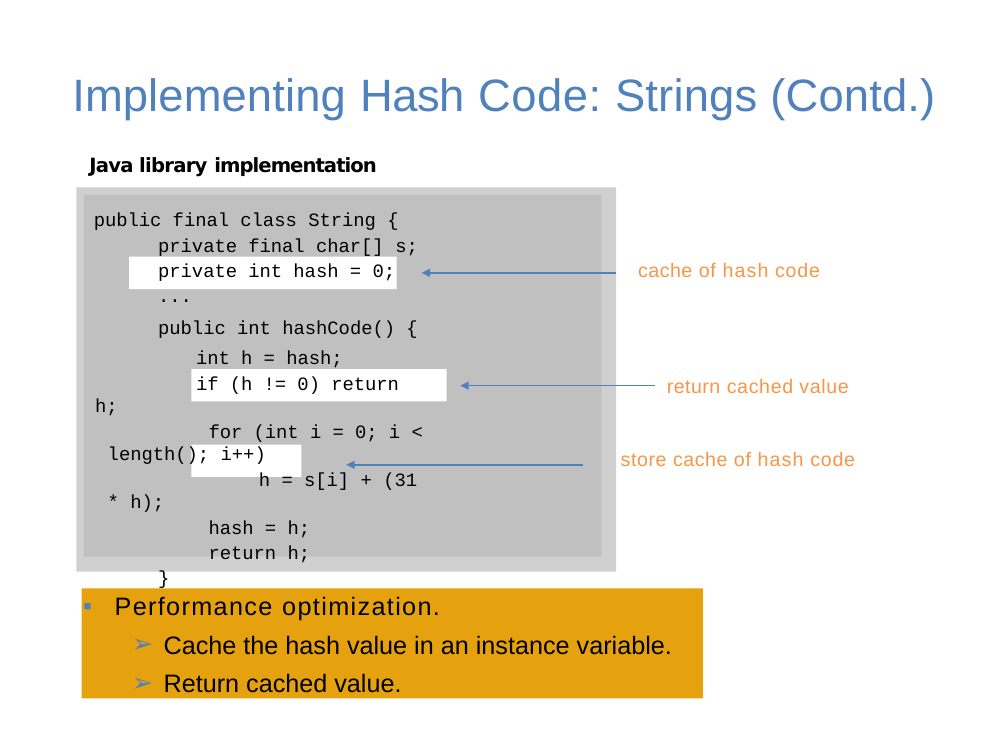
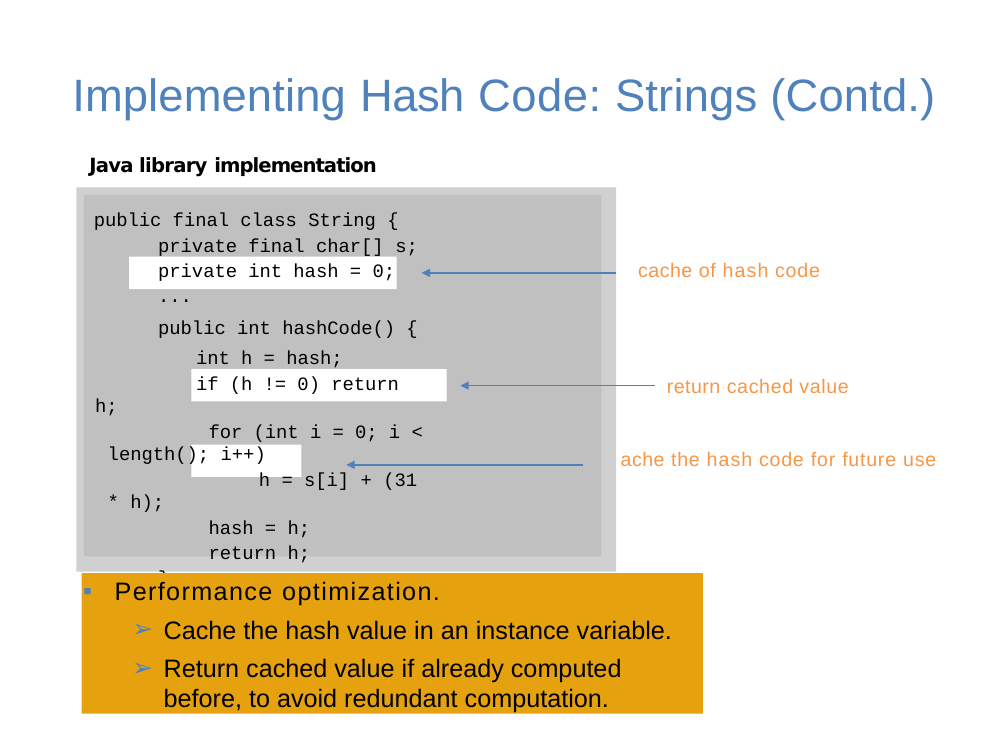
Before and after one commit to guhofstra/CSC111Fa25, a slide deck: slide 11 of PPTs/Lecture 7-hash table.pptx. Drawn at 1008x756 pixels with LibreOffice and Linux fonts; fonts in the diff are those of the drawing; grey boxes stand for pictures. Boxes give left, top, right and bottom in pixels: in the first picture for what was removed or moved away, otherwise in the second. Text is boxed around its words. In the diff, an @@ line names an element or a change of style, - is before the commit and + after.

```diff
--- a/PPTs/Lecture 7-hash table.pptx
+++ b/PPTs/Lecture 7-hash table.pptx
@@ text at [621, 451, 936, 466]: text changed @@
-store cache of hash code
+ache the hash code for future use
@@ rectangle "Performance optimization.": place and size @@
-rectangle "Performance optimization." at [82, 589, 703, 699]
+rectangle "Performance optimization." at [82, 574, 703, 714]
@@ text in rectangle at [164, 658, 622, 713]: text changed @@
-  ➢ Return cached value.
+  ➢ Return cached value if already computed before, to avoid redundant computation.
```
Also in this commit, not shown: 11 other slides changed, 9 other files.
